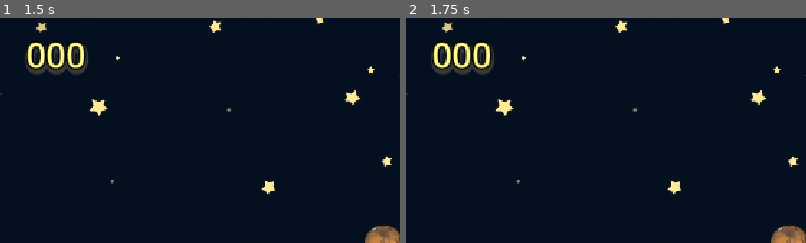
Above: before the commit, frames 1-2 (left to right).
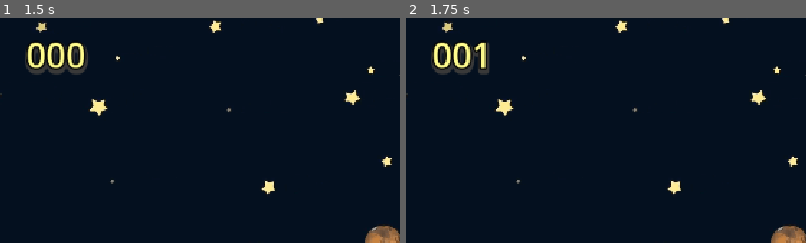
Above: after the commit, the same moments.

Repository: asteya01/Summer25
Game: Godot game, scene res://Scenes/Game/Game.tscn
Same seed, same stepped clock (60 frames per second), same inputs: the game is played once before the commit and once after it.
Inputs:
- Up to frame 1 (1.5 s): hold Right (move_right) 0.53-1.28 s; hold Left (move_left) from 1.28 s (still down)
- Up to frame 2 (1.75 s): keep holding Left (move_left)
The pictures show only the part of the screen within x 0-50%, y 0-50%; the shares and areas given below are measured in that part.

Frame 1 is identical in both runs. In frame 2, 0.5% of the frame differs, in the area x 16-22%, y 10-25%.

Commit message:
FINAL Commit

Diff:
--- a/GemCatcher/Scenes/Game/Game.gd
+++ b/GemCatcher/Scenes/Game/Game.gd
@@ -61,7 +61,7 @@
 		score_sound.position = area.position
 		score_sound.play()
 		score += 1
-
+		$ScoreLabel.text = "0" + str(score).pad_zeros(2)
 
 func _on_gem_off_screen() -> void:
 	stop_all()
